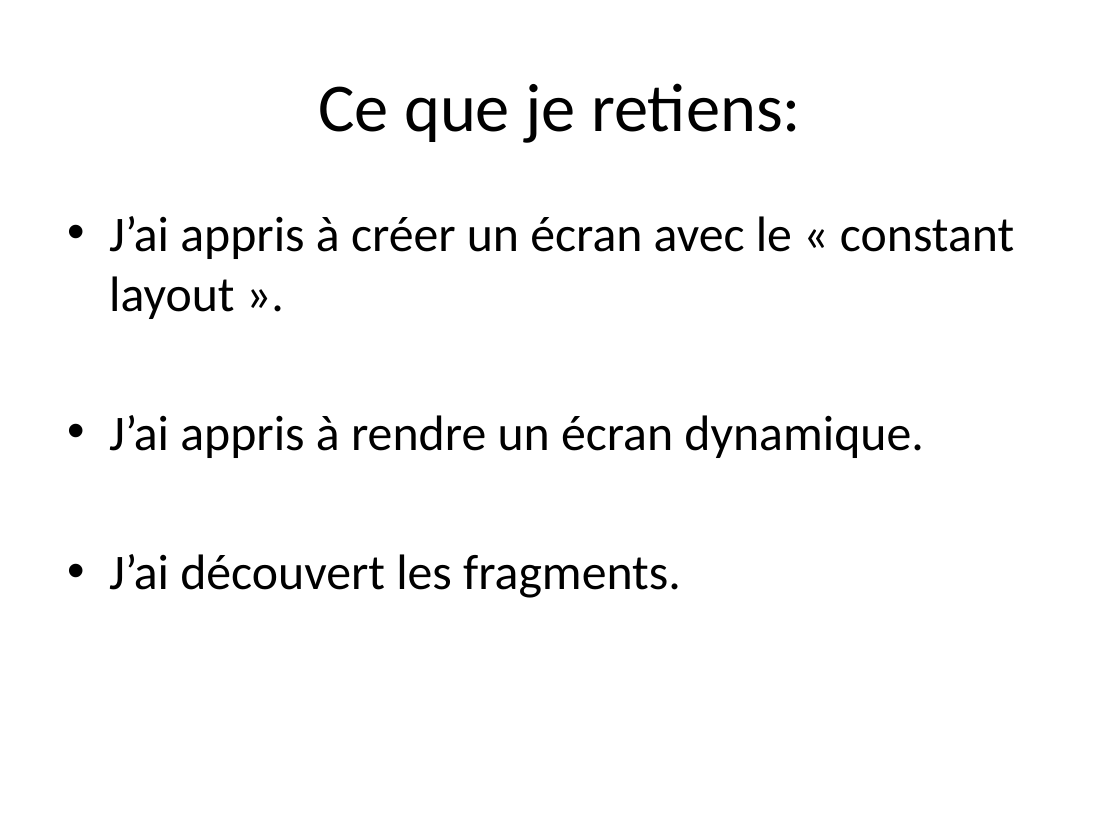
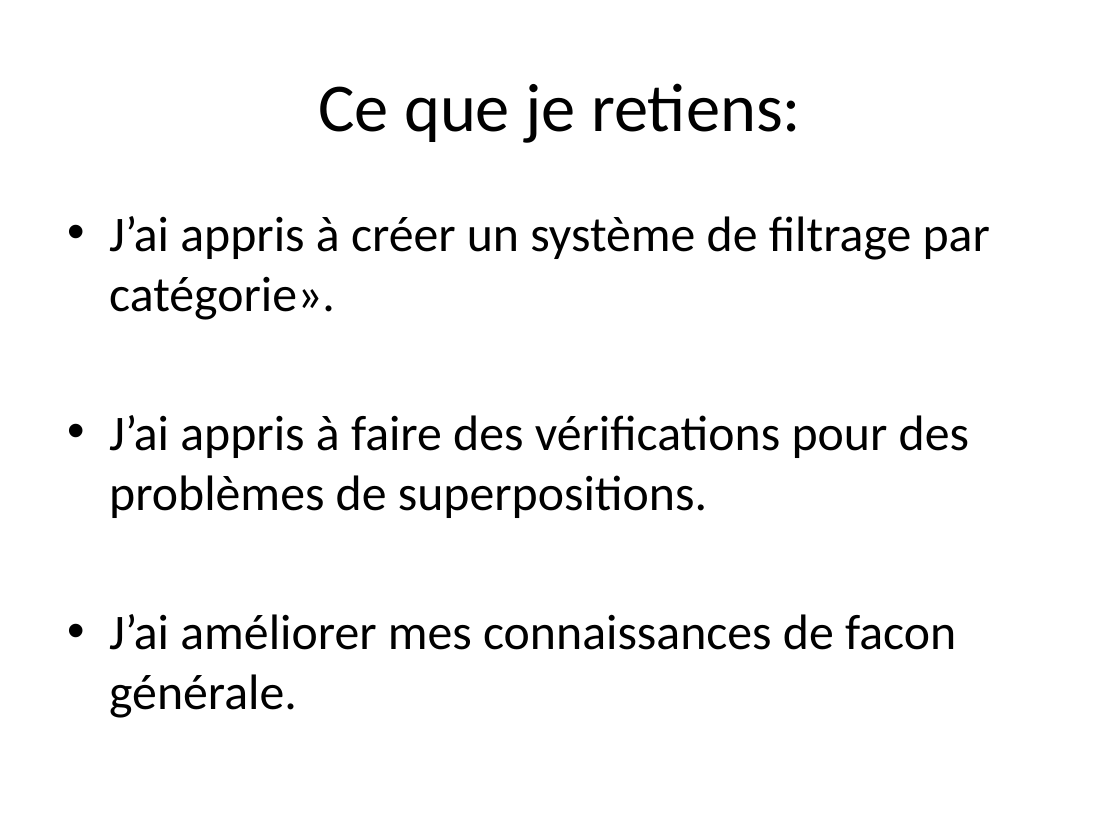
Before and after one commit to Luck-art/Projet_4_android, a slide deck: slide 19 of powerpoint/projet_4_powerpoint.pptx (slide 12 before the commit). Drawn at 1120x840 pixels with LibreOffice and Linux fonts; fonts in the diff are those of the drawing. Boxes give left, top, right and bottom in pixels: in the first picture for what was removed or moved away, otherwise in the second. Text is boxed around its words. In the diff, an @@ line names an element or a change of style, - is before the commit and + after.

```diff
--- a/powerpoint/projet_4_powerpoint.pptx
+++ b/powerpoint/projet_4_powerpoint.pptx
@@ text at [109, 216, 990, 718]: text changed @@
-• J’ai appris à créer un écran avec le « constant layout ».
-• J’ai appris à rendre un écran dynamique.
-• J’ai découvert les fragments.
+• J’ai appris à créer un système de filtrage par catégorie».
+• J’ai appris à faire des vérifications pour des problèmes de superpositions.
+• J’ai améliorer mes connaissances de facon générale.
```
Also in this commit, not shown: 7 other slides changed, 9 slides added, 2 slides removed, 7 other files.
